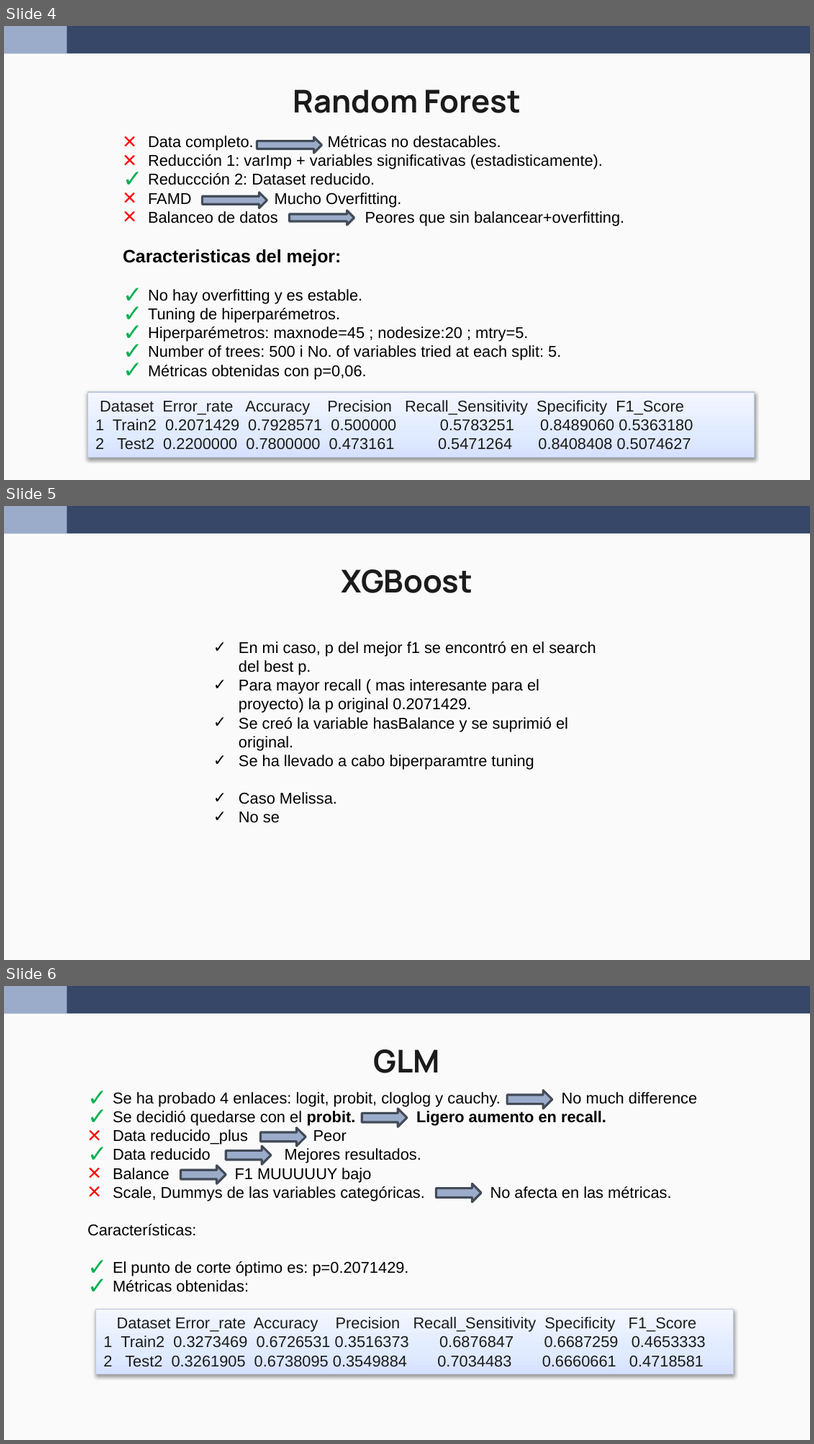
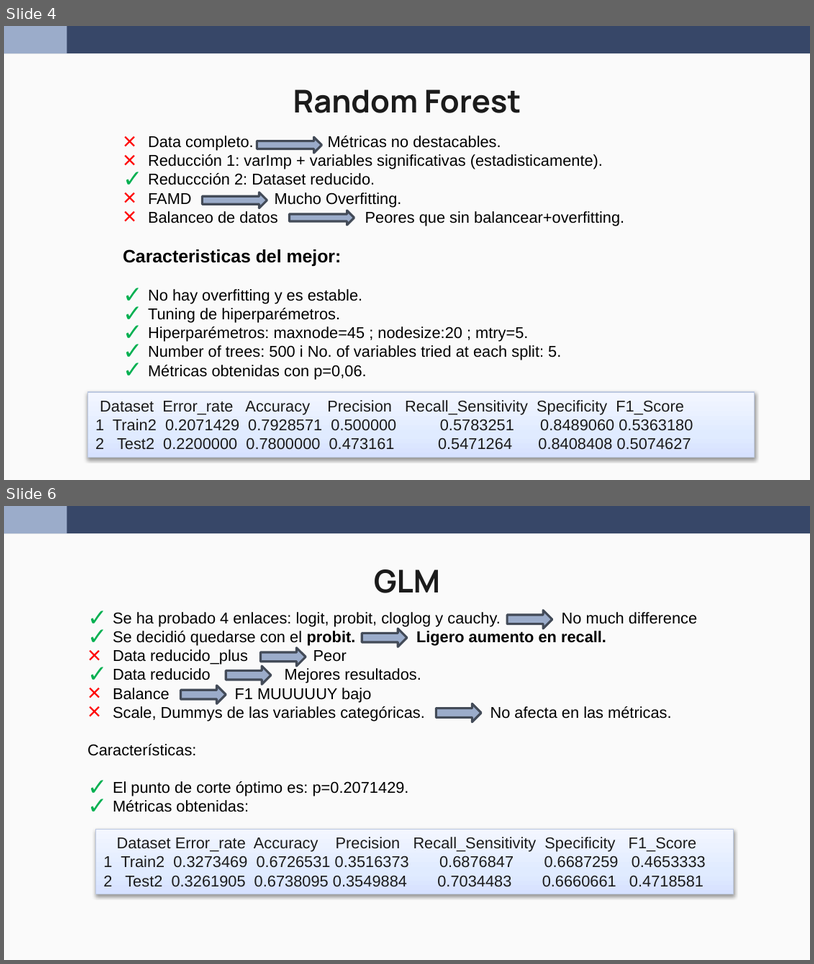
Before and after one commit to wen2111/Mineria, a slide deck: Entrega_2/00.REPORTE/Reporte_Grupo5.pptx. Shown one above the other, each under a label of ours: slides 4, 5 and 6 before the commit, slides 4 and 6 after it; the slides between them are not shown. The pictures are 814x1444 and 814x964 pixels, drawn with LibreOffice and Linux fonts; fonts in the diff are those of the drawing. Boxes give left, top, right and bottom in pixels: in the first picture for what was removed or moved away, otherwise in the second. Text is boxed around its words. In the diff, an @@ line names an element or a change of style, - is before the commit and + after.

```diff
--- a/Entrega_2/00.REPORTE/Reporte_Grupo5.pptx
+++ b/Entrega_2/00.REPORTE/Reporte_Grupo5.pptx
@@ slide 5 removed at [4, 506, 810, 960], background #FAFAFA; not listed: 2 template elements that a slide beside it also shows @@
@@ title removed at [342, 569, 473, 593] @@
-XGBoost
@@ text removed at [239, 641, 596, 823] @@
-✓ En mi caso, p del mejor f1 se encontró en el search del best p.
-✓ Para mayor recall ( mas interesante para el proyecto) la p original 0.2071429.
-✓ Se creó la variable hasBalance y se suprimió el original.
-✓ Se ha llevado a cabo biperparamtre tuning
-✓ Caso Melissa.
-✓ No se
```
Also in this commit, not shown: 1 slide added, 3 other files.
